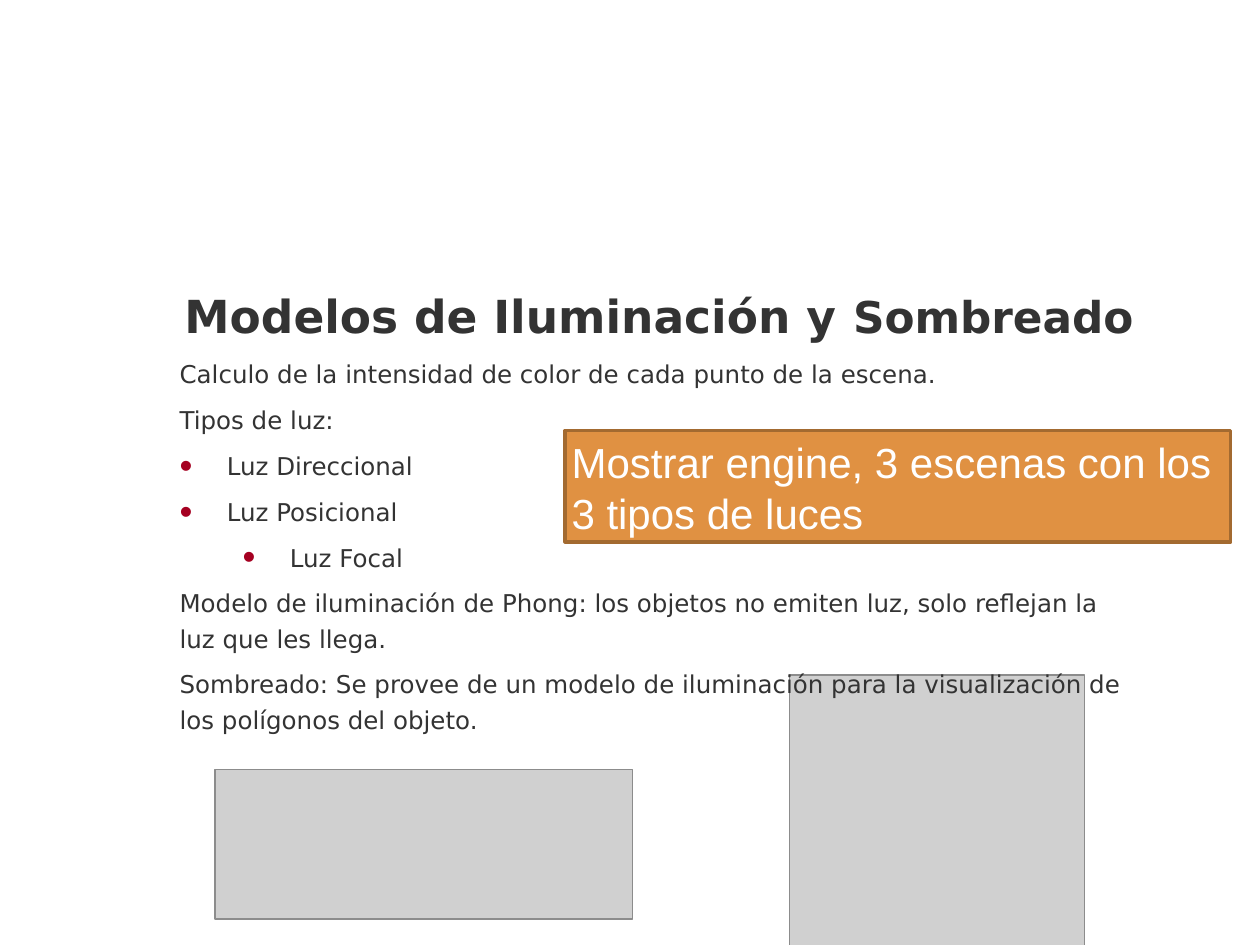
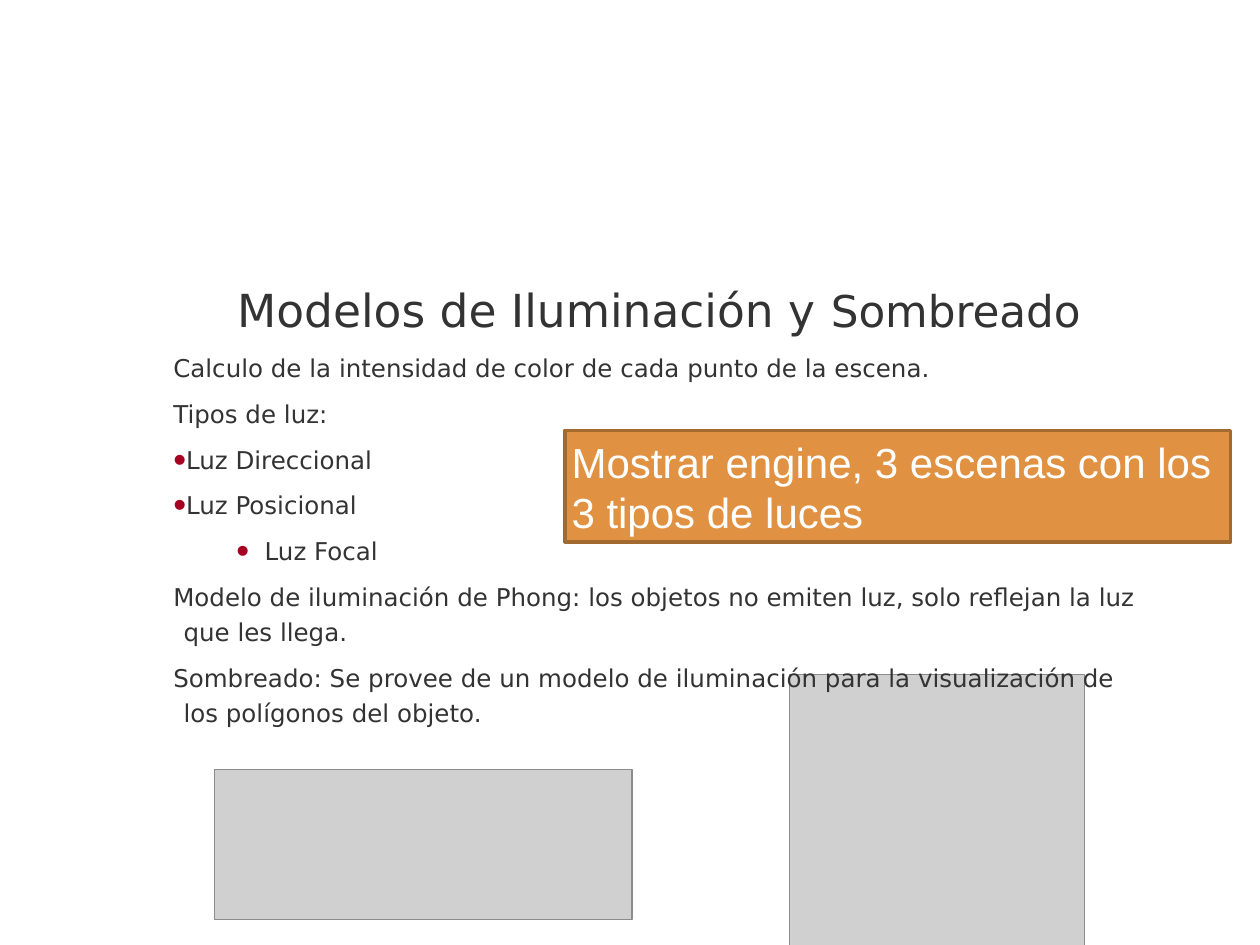
Before and after one commit to madowen/webGL, a slide deck: slide 12 of Docs/presentacion.pptx. Drawn at 1260x945 pixels with LibreOffice and Linux fonts; fonts in the diff are those of the drawing; grey boxes stand for pictures; background and template pictures are left out. Boxes give left, top, right and bottom in pixels: in the first picture for what was removed or moved away, otherwise in the second. Text is boxed around its words. In the diff, an @@ line names an element or a change of style, - is before the commit and + after.

```diff
--- a/Docs/presentacion.pptx
+++ b/Docs/presentacion.pptx
@@ text "Modelos de Iluminación y Sombreado" at (x1=173, y1=290, x2=1134, y2=727): bold off in "Modelos de Iluminación y Sombreado"; indent changed @@
```
Also in this commit, not shown: 6 other slides changed, 19 slides added, 1 slide removed, 1 other file.
